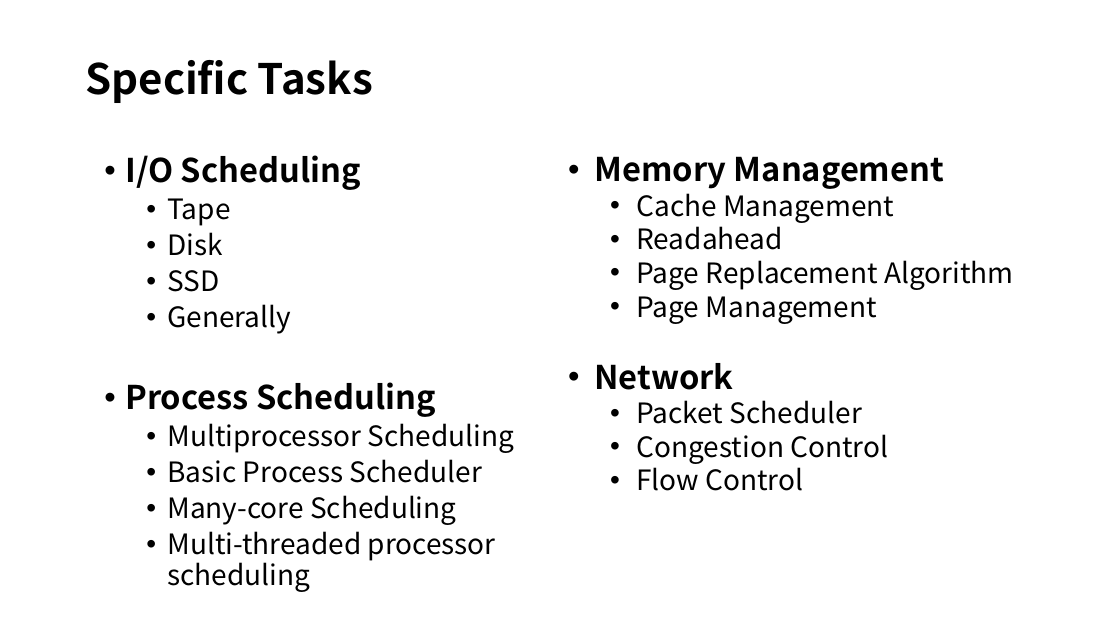
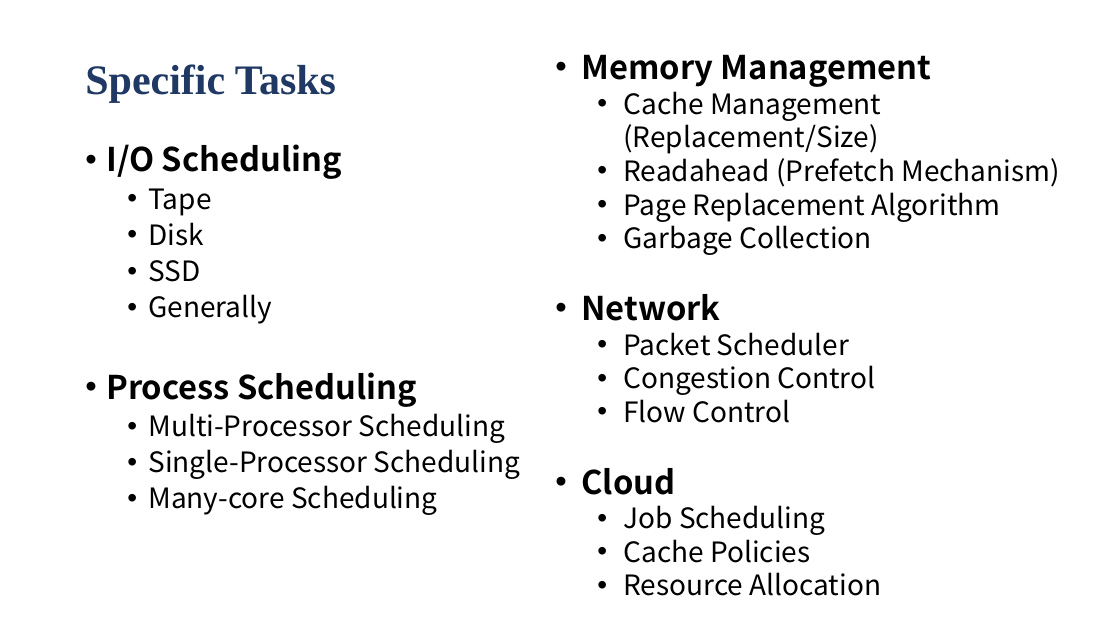
Before and after one commit to LiuYingying0104/AIOS, a slide deck: slide 7 of Papers/ML Apply in OS/updates.pptx. Drawn at 1120x630 pixels with LibreOffice and Linux fonts; fonts in the diff are those of the drawing. Boxes give left, top, right and bottom in pixels: in the first picture for what was removed or moved away, otherwise in the second. Text is boxed around its words. In the diff, an @@ line names an element or a change of style, - is before the commit and + after.

```diff
--- a/Papers/ML Apply in OS/updates.pptx
+++ b/Papers/ML Apply in OS/updates.pptx
@@ title "Specific Tasks" at (x1=85, y1=64, x2=336, y2=102): font Noto Sans CJK SC to Times New Roman, text colour #000000 to #203864 @@
@@ text "Memory Management" moved from (x1=594, y1=156, x2=1013, y2=491) to (x1=582, y1=54, x2=1060, y2=563) @@
@@ text at (x1=624, y1=86, x2=1060, y2=187): text changed @@
-  • Cache Management
-  • Readahead
+  • Cache Management (Replacement/Size)
+  • Readahead (Prefetch Mechanism)
@@ text "I/O Scheduling" moved from (x1=125, y1=155, x2=514, y2=592) to (x1=106, y1=144, x2=520, y2=515) @@
@@ text at (x1=624, y1=220, x2=872, y2=255): text changed @@
-  • Page Management
+  • Garbage Collection
@@ text at (x1=148, y1=413, x2=520, y2=479): text changed @@
-  • Multiprocessor Scheduling
-  • Basic Process Scheduler
+  • Multi-Processor Scheduling
+  • Single-Processor Scheduling
@@ text at (x1=582, y1=468, x2=825, y2=563): paragraphs added @@
+• Cloud
+  • Job Scheduling
+  • Cache Policies
+  • Resource Allocation
@@ text at (x1=167, y1=531, x2=496, y2=592): paragraph removed @@
-  • Multi-threaded processor scheduling
```
Also in this commit, not shown: 1 other slide changed, 1 slide added, 7 other files.
